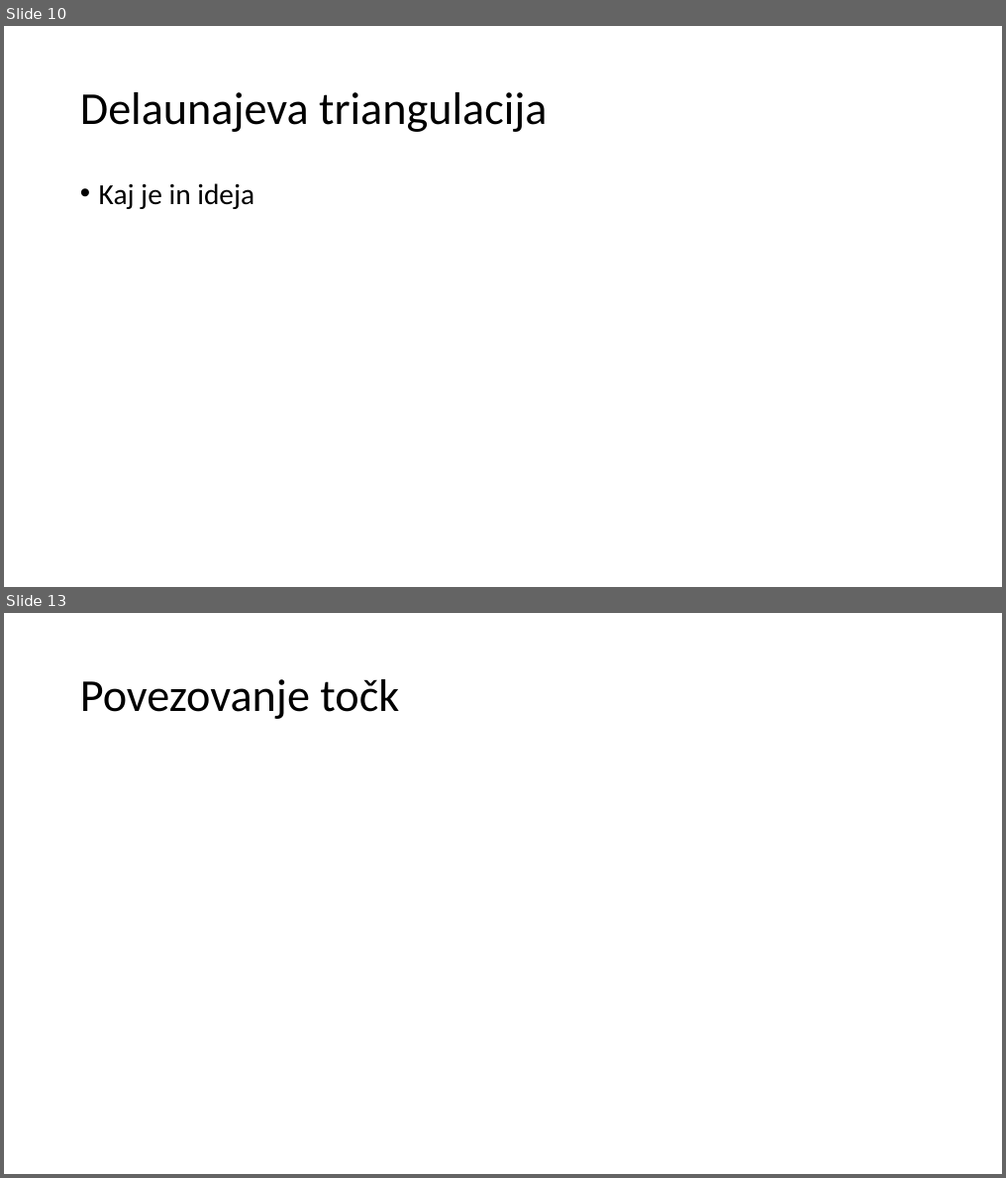
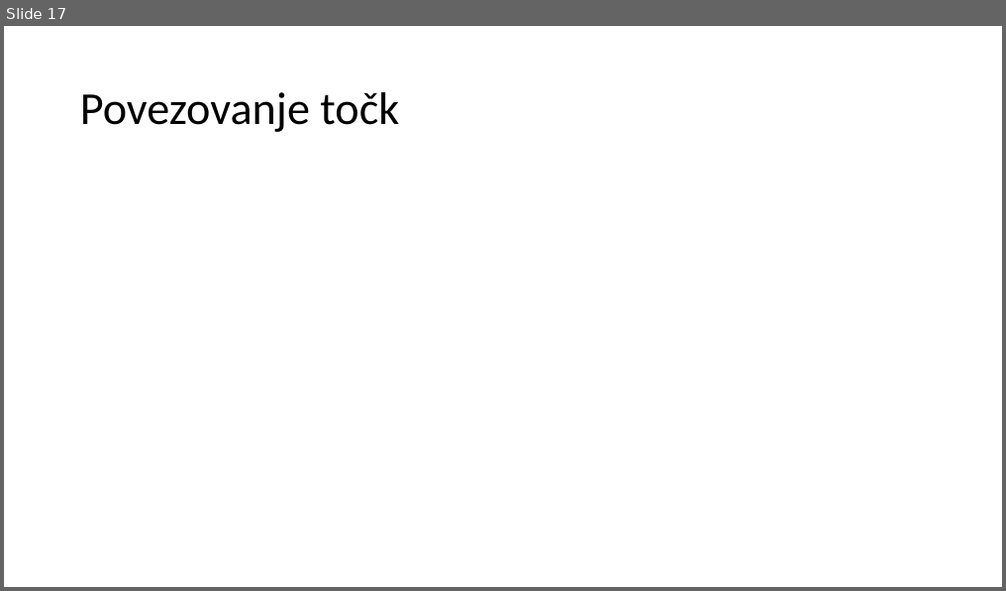
Before and after one commit to 15minutOdmora/voronoi_diagram, a slide deck: predstavitev/Vornoievi_diagrami.pptx. Shown one above the other, each under a label of ours: slides 10 and 13 before the commit, slide 17 after it; the slides between them are not shown. The pictures are 1006x1178 and 1006x591 pixels, drawn with LibreOffice and Linux fonts; fonts in the diff are those of the drawing. Boxes give left, top, right and bottom in pixels: in the first picture for what was removed or moved away, otherwise in the second. Text is boxed around its words. In the diff, an @@ line names an element or a change of style, - is before the commit and + after.

```diff
--- a/predstavitev/Vornoievi_diagrami.pptx
+++ b/predstavitev/Vornoievi_diagrami.pptx
@@ slide 10 removed at (x1=4, y1=26, x2=1002, y2=587), background #FFFFFF @@
@@ title removed at (x1=80, y1=92, x2=547, y2=132) @@
-Delaunajeva triangulacija
@@ text removed at (x1=99, y1=183, x2=254, y2=209) @@
-• Kaj je in ideja
@@ what was slide 13 is now slide 17 @@
```
Also in this commit, not shown: 2 slides changed, 8 slides added, 3 other slides removed, 1 other file.
